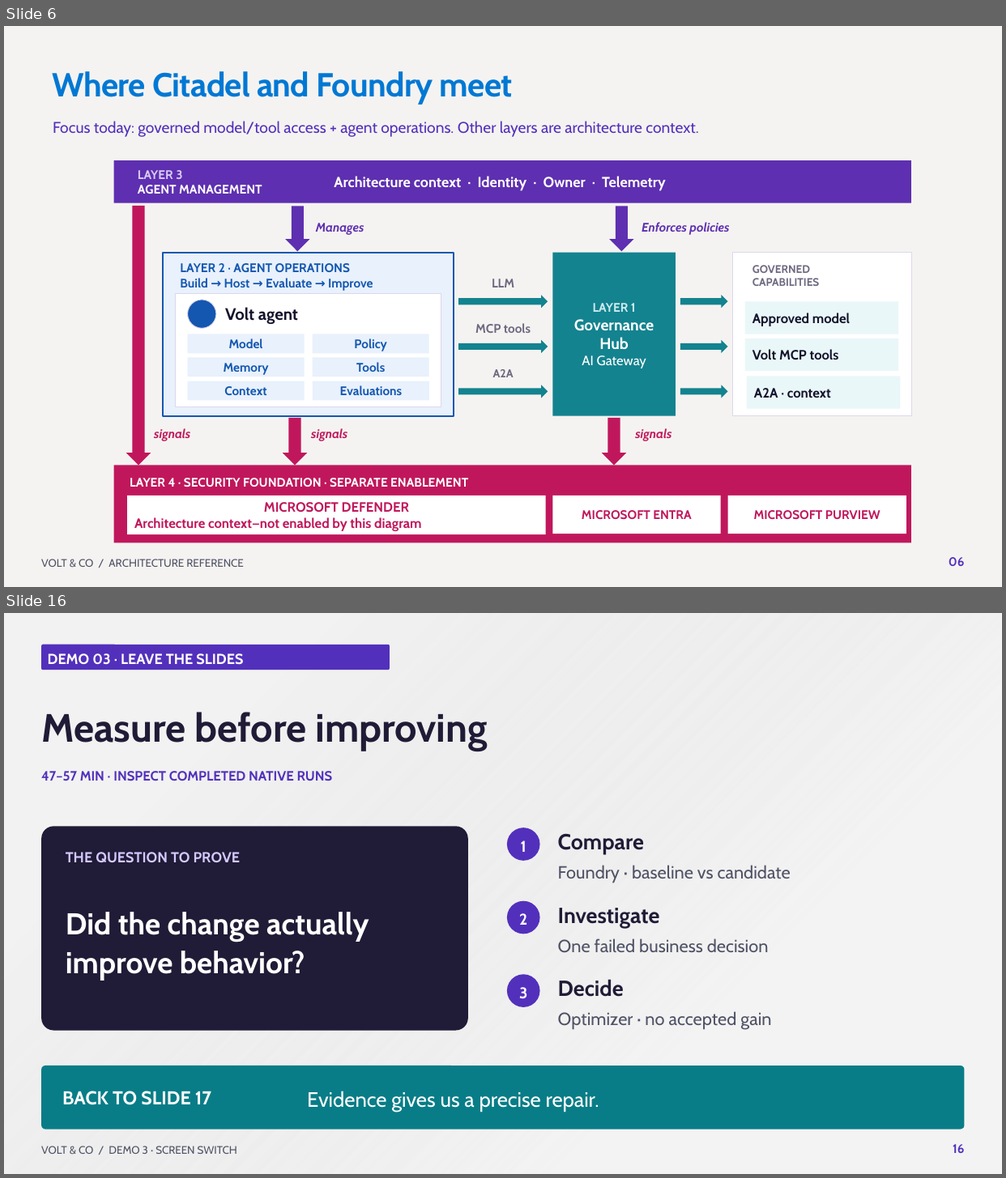
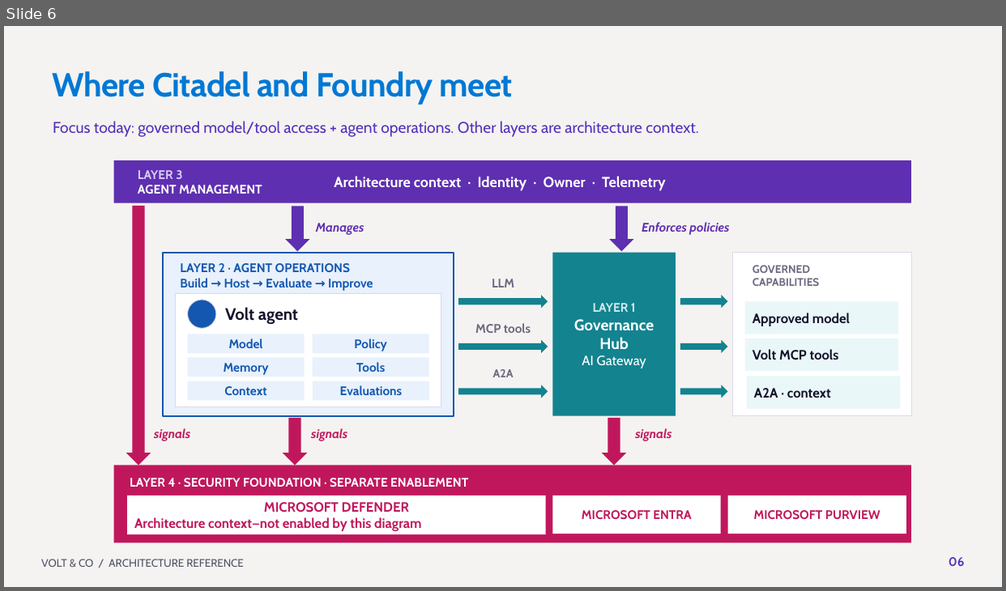
Before and after one commit to SridharArrabelly/foundry-showcase, a slide deck: presentation/Volt & Co - Governed and improving agents.pptx. Shown one above the other, each under a label of ours: slides 6 and 16 before the commit, slide 6 after it; the slides between them are not shown. The pictures are 1006x1178 and 1006x591 pixels, drawn with LibreOffice and Linux fonts; fonts in the diff are those of the drawing; background and template pictures are left out. Boxes give left, top, right and bottom in pixels: in the first picture for what was removed or moved away, otherwise in the second. Text is boxed around its words. In the diff, an @@ line names an element or a change of style, - is before the commit and + after.

```diff
--- a/presentation/Volt & Co - Governed and improving agents.pptx
+++ b/presentation/Volt & Co - Governed and improving agents.pptx
@@ slide 16 removed at (4,613,1002,1174), background #FFFFFF @@
@@ rectangle removed at (4,613,1002,1174) @@
@@ rounded rectangle removed at (41,645,390,670) @@
@@ text removed at (48,653,243,665) @@
-DEMO 03 · LEAVE THE SLIDES
@@ text removed at (41,712,488,752) @@
-Measure before improving
@@ text removed at (41,771,333,781) @@
-47–57 MIN · INSPECT COMPLETED NATIVE RUNS
@@ rounded rectangle removed at (41,826,468,1031) @@
@@ ellipse removed at (507,828,540,861) @@
@@ text removed at (66,852,241,863) @@
-THE QUESTION TO PROVE
@@ text removed at (521,841,526,852) @@
-1
@@ text removed at (558,833,644,855) @@
-Compare
@@ text removed at (558,865,791,884) @@
-Foundry · baseline vs candidate
@@ ellipse removed at (507,901,540,934) @@
@@ text removed at (66,912,368,981) @@
-Did the change actually improve behavior?
@@ text removed at (519,914,527,925) @@
-2
@@ text removed at (558,908,660,928) @@
-Investigate
@@ text removed at (558,939,769,953) @@
-One failed business decision
@@ ellipse removed at (507,974,540,1007) @@
@@ text removed at (519,987,527,999) @@
-3
@@ text removed at (558,979,624,997) @@
-Decide
@@ text removed at (558,1012,771,1030) @@
-Optimizer · no accepted gain
@@ rounded rectangle removed at (41,1066,965,1130) @@
@@ text removed at (62,1091,211,1105) @@
-BACK TO SLIDE 17
@@ text removed at (307,1091,599,1111) @@
-Evidence gives us a precise repair.
@@ text removed at (41,1146,237,1154) @@
-VOLT & CO / DEMO 3 · SCREEN SWITCH
@@ text removed at (953,1144,964,1153) @@
-16
```
Also in this commit, not shown: 2 slides changed, 21 slides added, 19 other slides removed, 36 other files.
